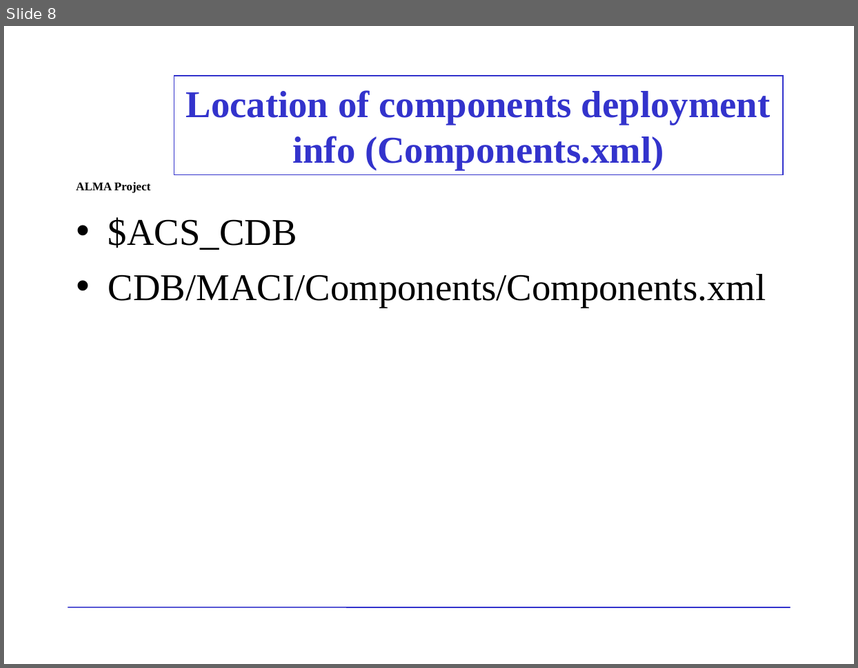
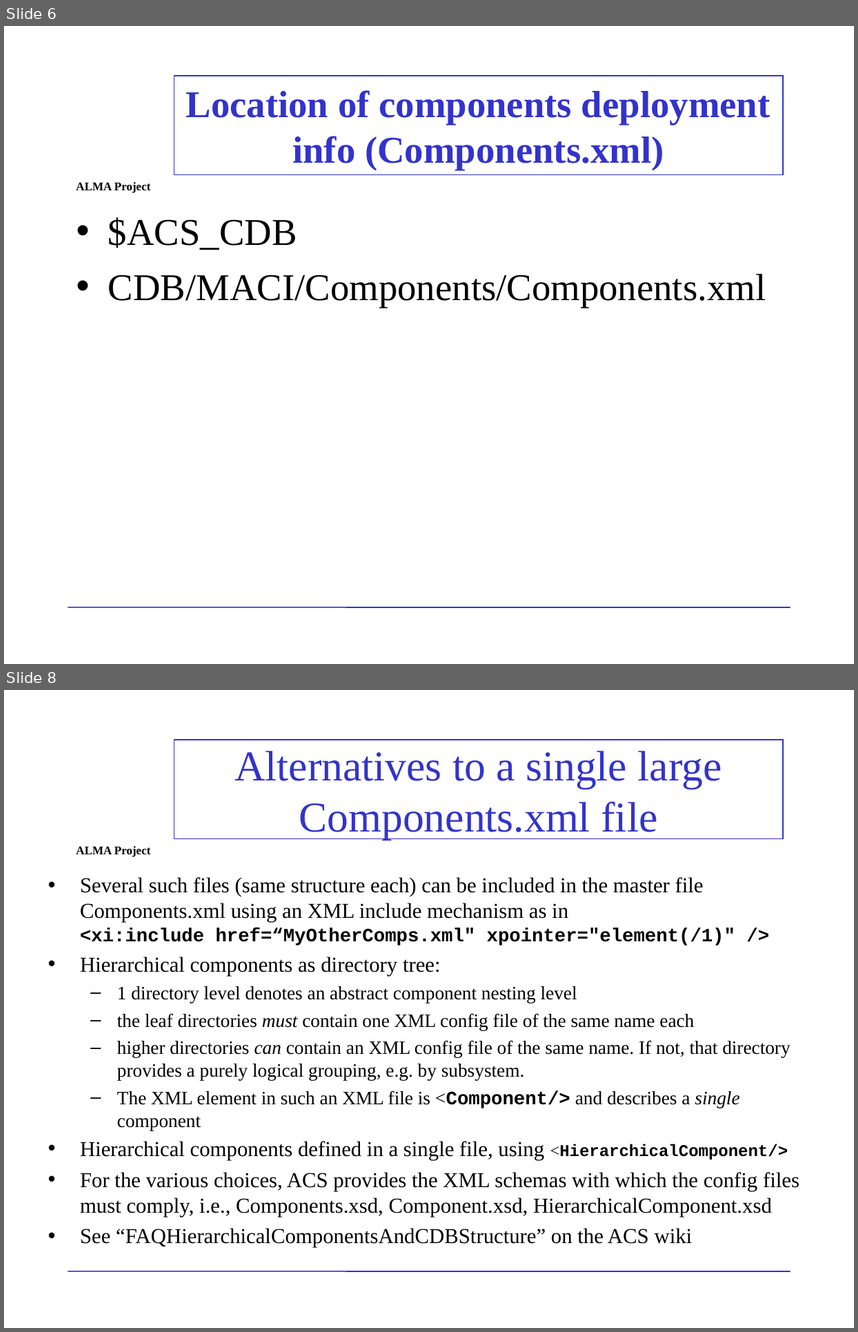
Before and after one commit to ACS-Community/ACS, a slide deck: Documents/ACS-Course/ACSCourse-CDB-Short.ppt. Shown one above the other, each under a label of ours: slide 8 before the commit, slides 6 and 8 after it; the slides between them are not shown. The pictures are 858x668 and 858x1332 pixels, drawn with LibreOffice and Linux fonts; fonts in the diff are those of the drawing; background and template pictures are left out. Boxes give left, top, right and bottom in pixels: in the first picture for what was removed or moved away, otherwise in the second. Text is boxed around its words. In the diff, an @@ line names an element or a change of style, - is before the commit and + after.

```diff
--- a/Documents/ACS-Course/ACSCourse-CDB-Short.ppt
+++ b/Documents/ACS-Course/ACSCourse-CDB-Short.ppt
@@ slide 8 added at <box>4,690,854,1328</box>, background picture (left out); not listed: 2 template elements that a slide beside it also shows @@
@@ title added at <box>174,739,784,839</box>, outline #3333CC 0.99 pt, 36 pt, text #3333CC @@
+Alternatives to a single large Components.xml file
@@ text added at <box>80,877,800,1247</box>, 18 pt, text #000000 @@
+• Several such files (same structure each) can be included in the master file Components.xml using an XML include mechanism as in
+  <xi:include href=“MyOtherComps.xml" xpointer="element(/1)" />
+• Hierarchical components as directory tree:
+  – 1 directory level denotes an abstract component nesting level
+  – the leaf directories must contain one XML config file of the same name each
+  – higher directories can contain an XML config file of the same name. If not, that directory provides a purely logical grouping, e.g. by subsystem.
+  – The XML element in such an XML file is <Component/> and describes a single component
+• Hierarchical components defined in a single file, using <HierarchicalComponent/>
+• For the various choices, ACS provides the XML schemas with which the config files must comply, i.e., Components.xsd, Component.xsd, HierarchicalComponent.xsd
+• See “FAQHierarchicalComponentsAndCDBStructure” on the ACS wiki
@@ page number added at <box>613,1270,791,1313</box>, 14 pt, text #FFFFFF @@
+8
@@ what was slide 8 is now slide 6 @@
```
Also in this commit, not shown: 4 slides changed.
